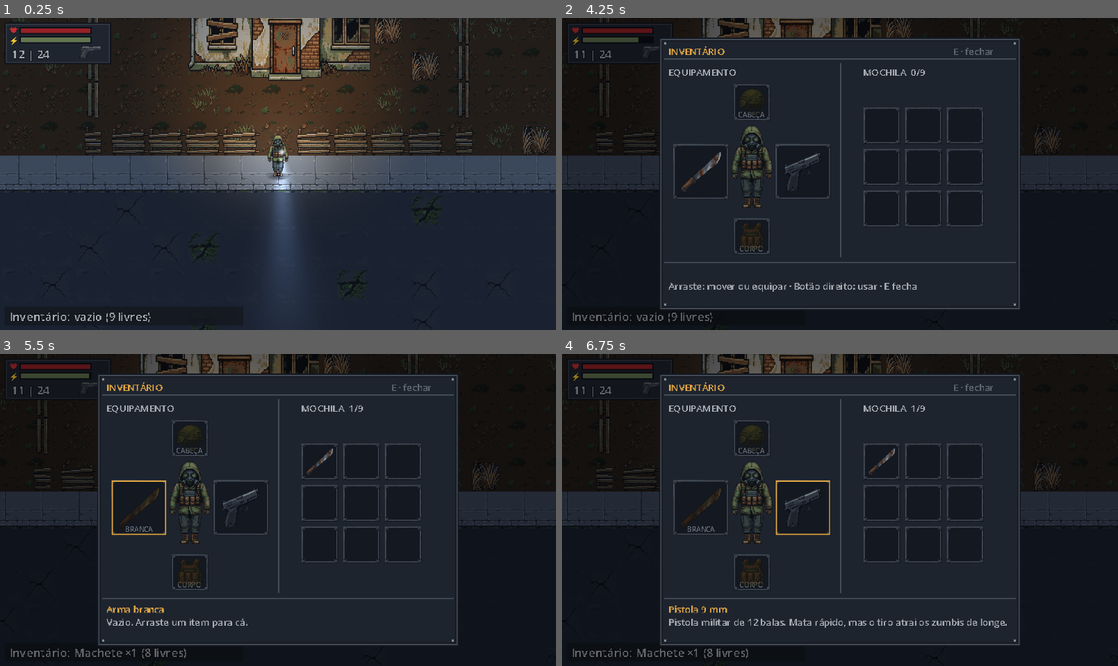
Above: before the commit, frames 1-4 (two rows, left to right).
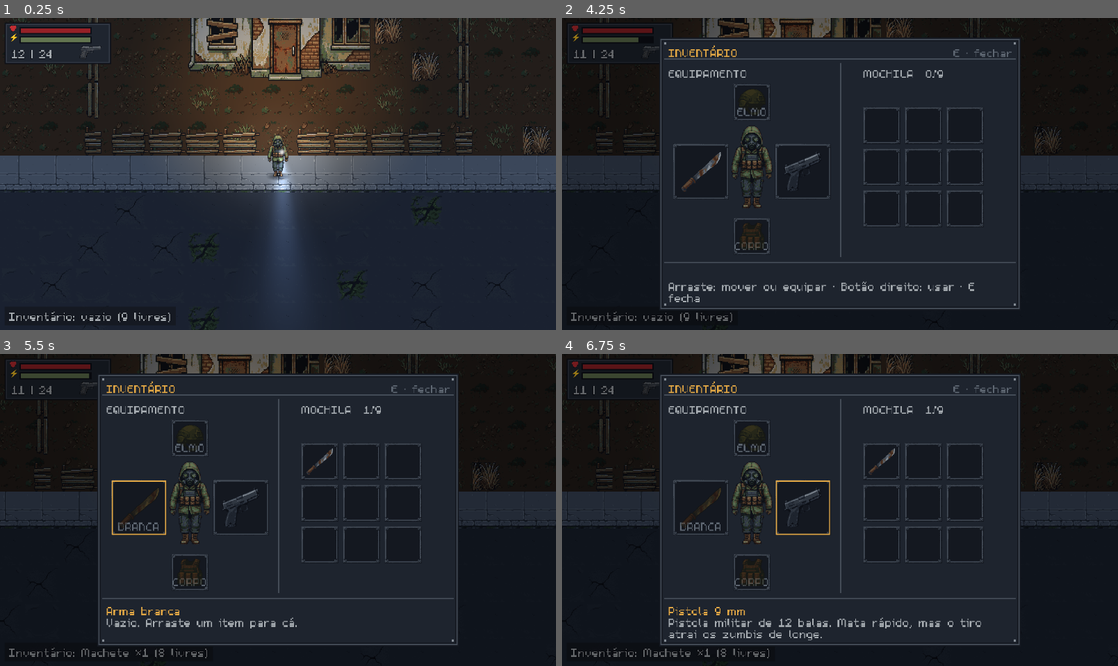
Above: after the commit, the same moments.

Repository: KaiD3v/Afterfall
Game: Godot game, scene res://scenes/main.tscn
Two runs of this game, one before a commit and one after it. Both use one fixed random seed, a clock stepped at 60 frames per second and the inputs below.
Inputs (mouse positions are in pixels of both pictures, inside the frame that each line leads up to):
- Up to frame 1 (0.25 s): no input
- Up to frame 2 (4.25 s): tap Enter at 0.5 s; move the mouse to (962, 158) at 0.52 s; hold D (move_right) 0.53-1.25 s; hold Right mouse button (aim) 0.53-1.25 s; click (962, 158) at 0.67 s; drag from (728, 189) to (812, 236) at 1.27 s; move the mouse to (895, 105) at 2.02 s; hold D (move_right) 2.03-2.75 s; tap T (flashlight) at 2.1 s; drag from (812, 236) to (673, 127) at 2.77 s; move the mouse to (1006, 220) at 3.52 s; hold A (move_left) from 3.53 s (still down); tap F (interact) at 3.6 s; tap E (inventory) at 4.15 s
- Up to frame 3 (5.5 s): release A (move_left) at 4.25 s; drag from (189, 438) to (194, 432) at 4.27 s; tap Space at 5 s; move the mouse to (139, 506) at 5.02 s; hold S (move_down) from 5.03 s (still down); hold Right mouse button (aim) from 5.03 s (still down); click (139, 506) at 5.17 s
- Up to frame 4 (6.75 s): release S (move_down) at 5.75 s; release Right mouse button (aim) at 5.75 s; tap Enter at 5.75 s; drag from (801, 506) to (728, 525) at 5.77 s; drag from (751, 572) to (895, 441) at 6.52 s

The runs differ from the first frame. In frame 1, 0.5% of the frame differs, in the area x 1-39%, y 2-99%; in frame 2, 2.0%; in frame 3, 2.1%; in frame 4, 2.7%, in the area x 1-81%, y 2-98%.

Commit message:
Inventário I1: fonte pixel m5x7 no tema do projeto
- assets/fonts/m5x7.ttf (Daniel Linssen, uso livre, crédito apreciado),
  sem suavização nem hinting; assets/ui/theme.tres como tema do projeto,
  tamanho 16 (1 pixel da fonte = 1 pixel do jogo), menu e HUD.
- Rótulo do slot da cabeça: ELMO (CABEÇA não cabia em 32 px).
- Espaço entre linhas menor; fundo do inventário na HUD acompanha o texto.

Co-Authored-By: Claude Opus 5.5 <noreply@anthropic.com>

Diff:
--- /dev/null
+++ b/assets/ui/theme.tres
@@ -0,0 +1,8 @@
+[gd_resource type="Theme" load_steps=2 format=3]
+
+[ext_resource type="FontFile" path="res://assets/fonts/m5x7.ttf" id="1"]
+
+[resource]
+default_font = ExtResource("1")
+default_font_size = 16
+Label/constants/line_spacing = -3
--- a/project.godot
+++ b/project.godot
@@ -32,6 +32,7 @@
 
 theme/default_font_antialiasing=0
 theme/default_font_subpixel_positioning=0
+theme/custom="res://assets/ui/theme.tres"
 
 [input]
 
--- a/scenes/props/loot_container.tscn
+++ b/scenes/props/loot_container.tscn
@@ -27,7 +27,7 @@
 offset_right = 30.0
 offset_bottom = -14.0
 theme_override_colors/font_color = Color(0.890196, 0.603922, 0.231373, 1)
-theme_override_font_sizes/font_size = 8
+theme_override_font_sizes/font_size = 16
 text = "Armário"
 horizontal_alignment = 1
 
--- a/scenes/ui/hud.gd
+++ b/scenes/ui/hud.gd
@@ -64,6 +64,7 @@
 
 func _on_inventory() -> void:
 	inventory.text = "Inventário: %s (%d livres)" % [_items_text(), RunState.inventory.free_slots()]
+	$BottomPanel.size.x = inventory.get_minimum_size().x + 8  # o fundo acompanha o texto
 
 
 # Troca de foco: passa a ouvir o aviso do novo interativo (o do container muda ao esvaziar).
--- a/scenes/ui/hud.tscn
+++ b/scenes/ui/hud.tscn
@@ -105,7 +105,7 @@
 theme_override_colors/font_color = Color(0.658824, 0.682353, 0.701961, 1)
 theme_override_colors/font_outline_color = Color(0.0509804, 0.0627451, 0.0901961, 1)
 theme_override_constants/outline_size = 2
-theme_override_font_sizes/font_size = 12
+theme_override_font_sizes/font_size = 16
 text = "VOCÊ MORREU"
 horizontal_alignment = 1
 vertical_alignment = 1
@@ -118,7 +118,7 @@
 theme_override_colors/font_color = Color(0.658824, 0.682353, 0.701961, 1)
 theme_override_colors/font_outline_color = Color(0.0509804, 0.0627451, 0.0901961, 1)
 theme_override_constants/outline_size = 2
-theme_override_font_sizes/font_size = 10
+theme_override_font_sizes/font_size = 16
 text = "12 | 24"
 
 [node name="BottomPanel" type="ColorRect" parent="."]
@@ -137,7 +137,7 @@
 theme_override_colors/font_color = Color(0.658824, 0.682353, 0.701961, 1)
 theme_override_colors/font_outline_color = Color(0.0509804, 0.0627451, 0.0901961, 1)
 theme_override_constants/outline_size = 2
-theme_override_font_sizes/font_size = 10
+theme_override_font_sizes/font_size = 16
 text = "Inventário: vazio (8 livres)"
 
 [node name="Toast" type="Label" parent="."]
@@ -149,7 +149,7 @@
 theme_override_colors/font_color = Color(0.890196, 0.658824, 0.270588, 1)
 theme_override_colors/font_outline_color = Color(0.0509804, 0.0627451, 0.0901961, 1)
 theme_override_constants/outline_size = 2
-theme_override_font_sizes/font_size = 10
+theme_override_font_sizes/font_size = 16
 horizontal_alignment = 1
 
 [node name="Prompt" type="Label" parent="."]
@@ -161,7 +161,7 @@
 theme_override_colors/font_color = Color(0.658824, 0.682353, 0.701961, 1)
 theme_override_colors/font_outline_color = Color(0.0509804, 0.0627451, 0.0901961, 1)
 theme_override_constants/outline_size = 2
-theme_override_font_sizes/font_size = 10
+theme_override_font_sizes/font_size = 16
 horizontal_alignment = 1
 
 [node name="Crosshair" type="Node2D" parent="."]
--- a/scenes/ui/inventory_menu.gd
+++ b/scenes/ui/inventory_menu.gd
@@ -18,7 +18,7 @@
 # Slots de equipamento encostados no retrato: [slot, posição na área do equipamento, tamanho,
 # nome, rótulo curto, ícone da silhueta]. Armas em 48 px: o item mais importante.
 const GEAR := [
-	[EquipmentItem.Slot.HEAD, Vector2(56, 0), ItemSlot.SMALL, "Capacete", "CABEÇA", "res://data/items/helmet.tres"],
+	[EquipmentItem.Slot.HEAD, Vector2(56, 0), ItemSlot.SMALL, "Capacete", "ELMO", "res://data/items/helmet.tres"],
 	[EquipmentItem.Slot.MELEE, Vector2(4, 52), ItemSlot.LARGE, "Arma branca", "BRANCA", "res://data/items/machete.tres"],
 	[EquipmentItem.Slot.FIREARM, Vector2(92, 52), ItemSlot.LARGE, "Arma de fogo", "FOGO", "res://data/items/pistol_9mm.tres"],
 	[EquipmentItem.Slot.BODY, Vector2(56, 116), ItemSlot.SMALL, "Colete", "CORPO", "res://data/items/vest.tres"],
@@ -186,7 +186,7 @@
 		bag_slots.append(s)
 
 	_name = _label(panel, "", Vector2(8, 198), TITLE)
-	_desc = _label(panel, "", Vector2(8, 209), TEXT)
+	_desc = _label(panel, "", Vector2(8, 208), TEXT)
 	_desc.size = Vector2(PANEL.size.x - 16, 22)
 	_desc.autowrap_mode = TextServer.AUTOWRAP_WORD_SMART
 
@@ -222,7 +222,6 @@
 	var l := Label.new()
 	l.text = text
 	l.position = at
-	l.add_theme_font_size_override("font_size", 8)
 	l.add_theme_color_override("font_color", color)
 	l.mouse_filter = Control.MOUSE_FILTER_IGNORE
 	parent.add_child(l)
--- a/scenes/ui/item_slot.gd
+++ b/scenes/ui/item_slot.gd
@@ -82,8 +82,7 @@
 		for c in [Vector2(2, 2), Vector2(slot_size.x - 3, 2), Vector2(2, slot_size.y - 3), Vector2(slot_size.x - 3, slot_size.y - 3)]:
 			draw_rect(Rect2(c, Vector2.ONE), RIVET)
 	if short_caption and item() == null:
-		var font := ThemeDB.fallback_font
-		draw_string(font, Vector2(0, slot_size.y - 3), short_caption, HORIZONTAL_ALIGNMENT_CENTER, slot_size.x, 6, LABEL)
+		draw_string(get_theme_default_font(), Vector2(0, slot_size.y - 4), short_caption, HORIZONTAL_ALIGNMENT_CENTER, slot_size.x, 16, LABEL)
 	if _hover:
 		draw_rect(r.grow(-1), HOVER, false, 1.0)
 
--- a/tests/test_inventory.gd
+++ b/tests/test_inventory.gd
@@ -92,7 +92,7 @@
 	head_slot.unhovered.emit(head_slot)
 	check("ao sair do item o rodapé volta à dica", menu._name.text == "" and menu._desc.text.begins_with("Arraste"))
 	check("armas em slots de 48 px, cabeça e corpo em 32", _gear_slot(menu, MELEE).size == ItemSlot.LARGE and _gear_slot(menu, FIREARM).size == ItemSlot.LARGE and head_slot.size == ItemSlot.SMALL and body_slot.size == ItemSlot.SMALL)
-	check("slots vazios com rótulo curto", menu.gear_slots.map(func(s): return s.short_caption) == ["CABEÇA", "BRANCA", "FOGO", "CORPO"])
+	check("slots vazios com rótulo curto", menu.gear_slots.map(func(s): return s.short_caption) == ["ELMO", "BRANCA", "FOGO", "CORPO"])
 	menu._unhandled_input(_key(KEY_ESCAPE))
 	check("Esc fecha e devolve o controle", not menu.is_open() and not player.input_locked)
 
Not shown, added: assets/fonts/LICENSE.txt
Binary file added: assets/fonts/m5x7.ttf
Not shown, added: assets/fonts/m5x7.ttf.import
